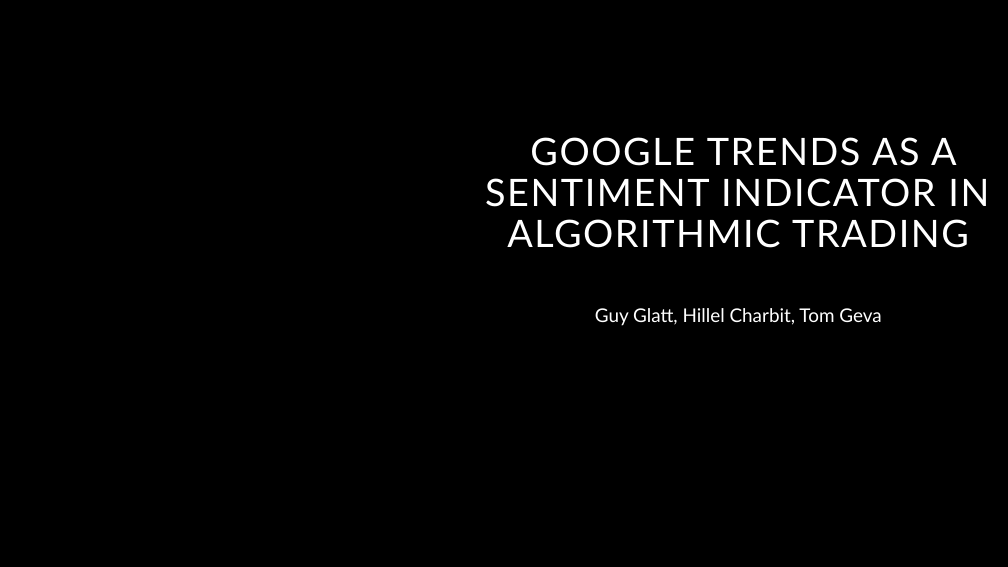
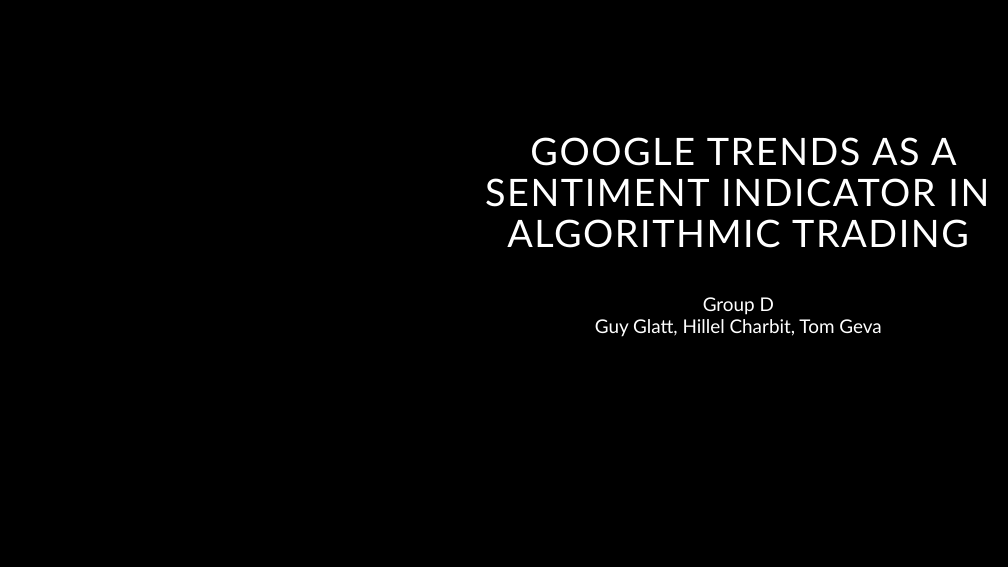
Before and after one commit to HillelCharbit/Trading-Algorithm-Project---google-trends, a slide deck: slide 1 of presentation/Google Trends as a Sentiment Indicator in Algorithmic - less verbal.pptx. Drawn at 1008x567 pixels with LibreOffice and Linux fonts; fonts in the diff are those of the drawing; background and template pictures are left out. Boxes give left, top, right and bottom in pixels: in the first picture for what was removed or moved away, otherwise in the second. Text is boxed around its words. In the diff, an @@ line names an element or a change of style, - is before the commit and + after.

```diff
--- a/presentation/Google Trends as a Sentiment Indicator in Algorithmic - less verbal.pptx
+++ b/presentation/Google Trends as a Sentiment Indicator in Algorithmic - less verbal.pptx
@@ text "Group D" moved from (x1=595, y1=308, x2=881, y2=326) to (x1=595, y1=297, x2=881, y2=337) @@
@@ text at (x1=703, y1=297, x2=774, y2=315): paragraph added @@
+Group D
```
Also in this commit, not shown: 2 slides added, 1 slide removed, 3 other files.
